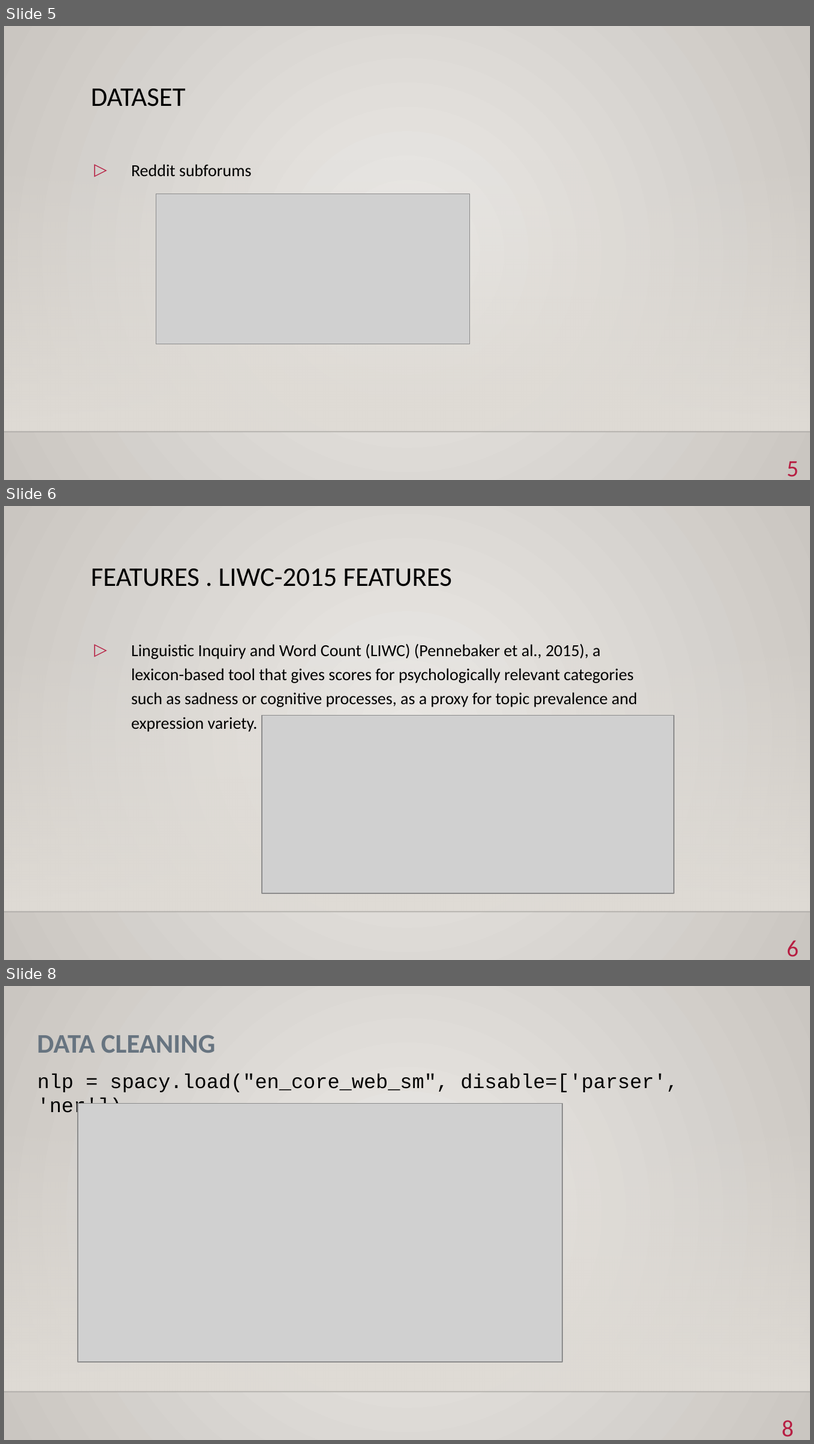
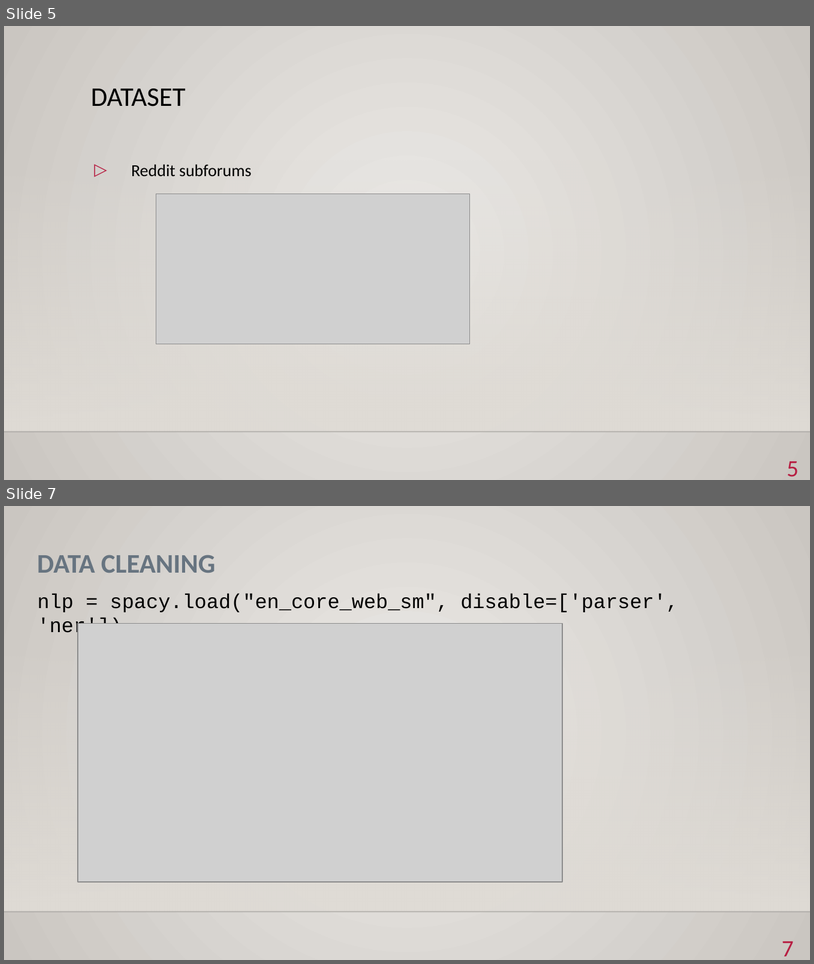
Before and after one commit to BKmarian/Reddit-Stress-Analisys, a slide deck: bionlp.pptx. Shown one above the other, each under a label of ours: slides 5, 6 and 8 before the commit, slides 5 and 7 after it; the slides between them are not shown. The pictures are 814x1444 and 814x964 pixels, drawn with LibreOffice and Linux fonts; fonts in the diff are those of the drawing; grey boxes stand for pictures; background and template pictures are left out. Boxes give left, top, right and bottom in pixels: in the first picture for what was removed or moved away, otherwise in the second. Text is boxed around its words. In the diff, an @@ line names an element or a change of style, - is before the commit and + after.

```diff
--- a/bionlp.pptx
+++ b/bionlp.pptx
@@ slide 6 removed at [4, 506, 810, 960], background gradient #ECEAE7 to #CAC7C1; not listed: 2 template elements that a slide beside it also shows @@
@@ title removed at [91, 568, 452, 586] @@
-FEATURES . LIWC-2015 FEATURES
@@ text removed at [131, 643, 638, 732] @@
-▷ Linguistic Inquiry and Word Count (LIWC) (Pennebaker et al., 2015), a lexicon-based tool that gives scores for psychologically relevant categories such as sadness or cognitive processes, as a proxy for topic prevalence and expression variety.
@@ picture removed at [262, 715, 674, 893] @@
@@ page number removed at [787, 940, 799, 957] @@
-6
@@ what was slide 8 is now slide 7 @@
@@ page number at [782, 941, 794, 956]: text changed @@
-8
+7
```
Also in this commit, not shown: 4 slides changed.
